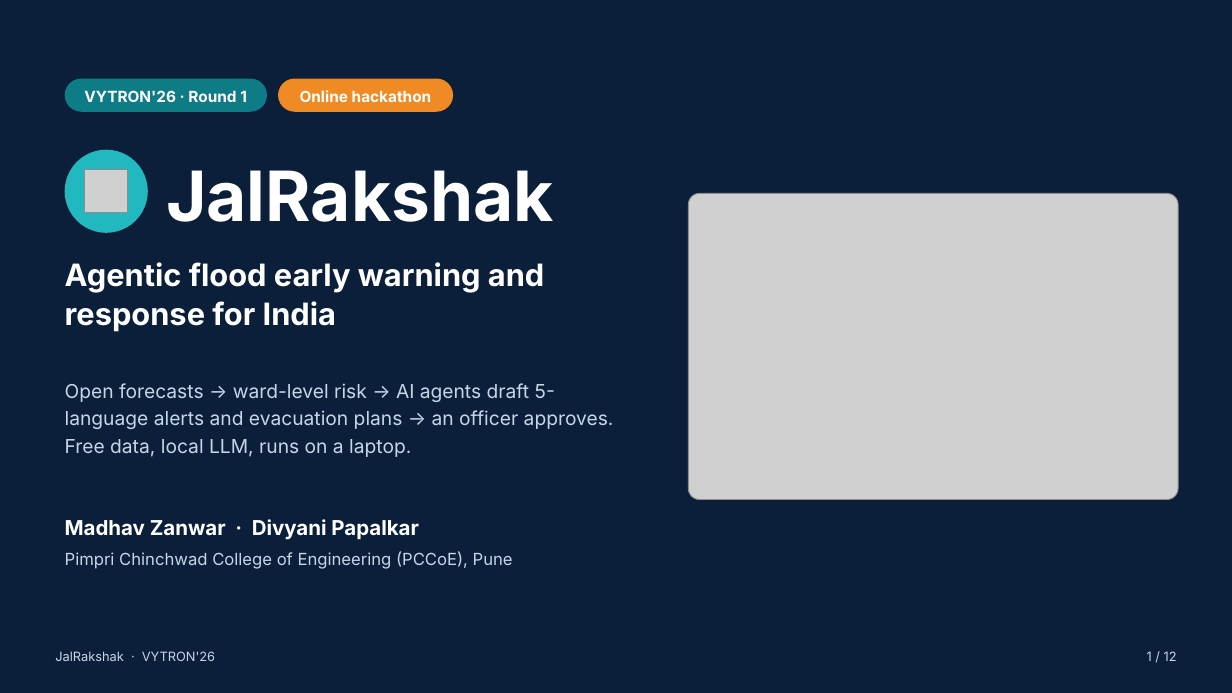
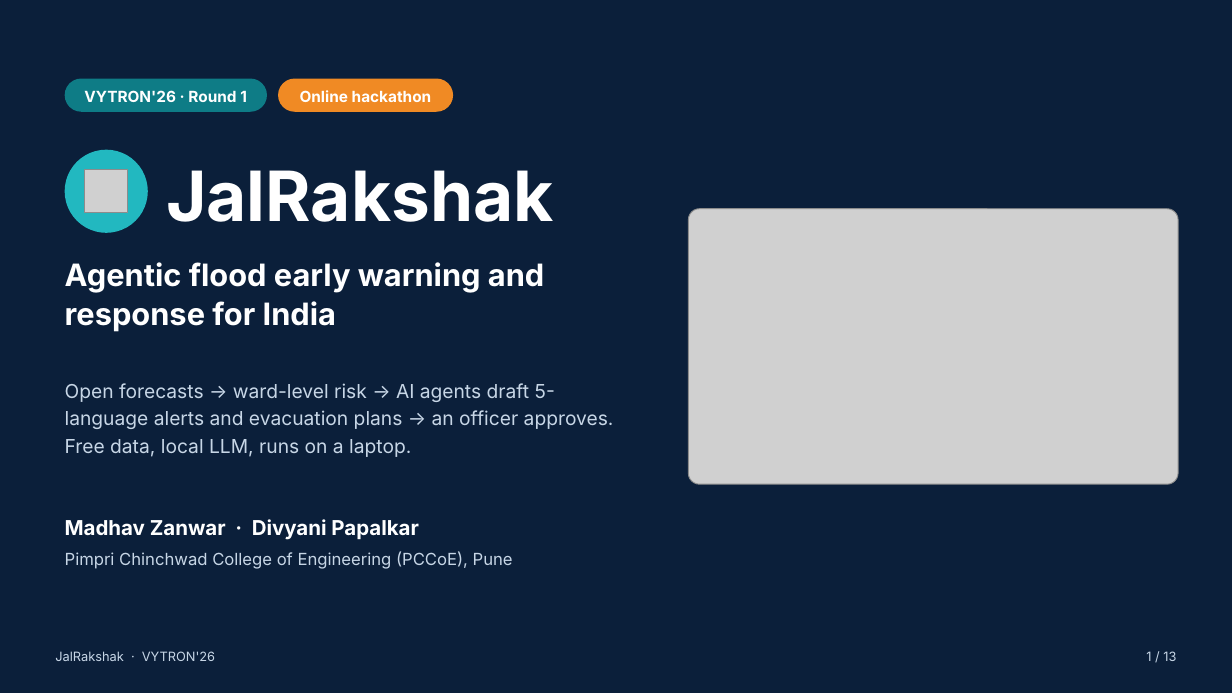
Before and after one commit to madhavzanwar/Jal-rakshak, a slide deck: slide 1 of submission/vytron-26/JalRakshak_VYTRON26_Round1.pptx. Drawn at 1232x693 pixels with LibreOffice and Linux fonts; fonts in the diff are those of the drawing; grey boxes stand for pictures; background and template pictures are left out. Boxes give left, top, right and bottom in pixels: in the first picture for what was removed or moved away, otherwise in the second. Text is boxed around its words. In the diff, an @@ line names an element or a change of style, - is before the commit and + after.

```diff
--- a/submission/vytron-26/JalRakshak_VYTRON26_Round1.pptx
+++ b/submission/vytron-26/JalRakshak_VYTRON26_Round1.pptx
@@ picture: place and size @@
-picture at bbox=[689, 193, 1178, 499]
+picture at bbox=[689, 209, 1178, 484]
@@ text at bbox=[1146, 651, 1176, 661]: text changed @@
-1 / 12
+1 / 13
```
Also in this commit, not shown: 11 other slides changed, 1 slide added, 17 other files.
